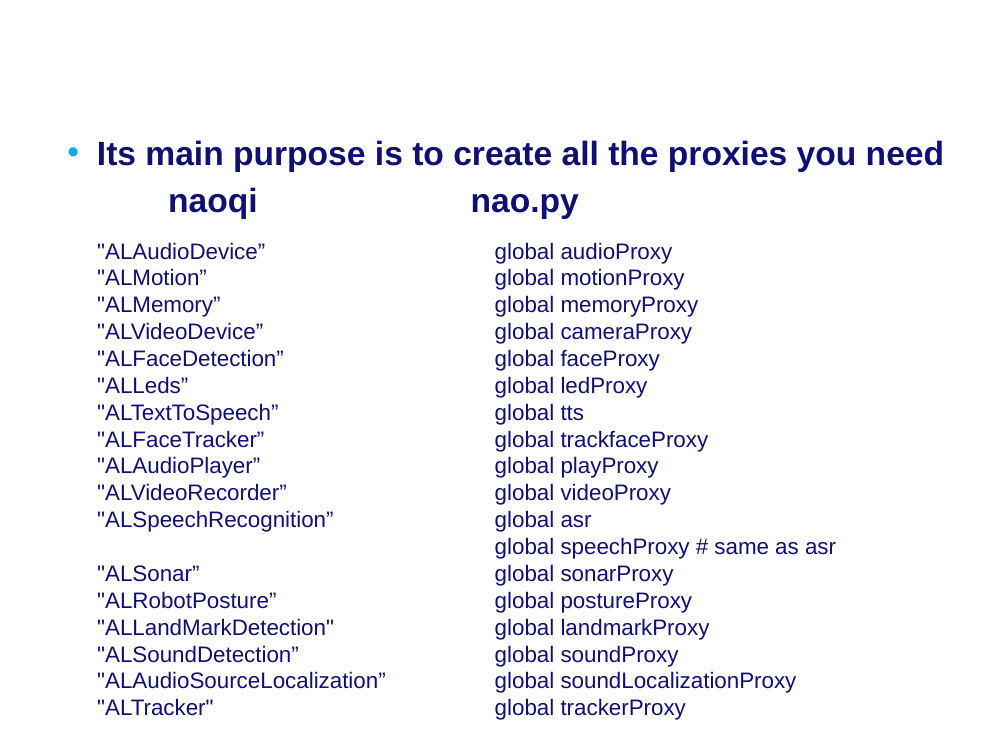
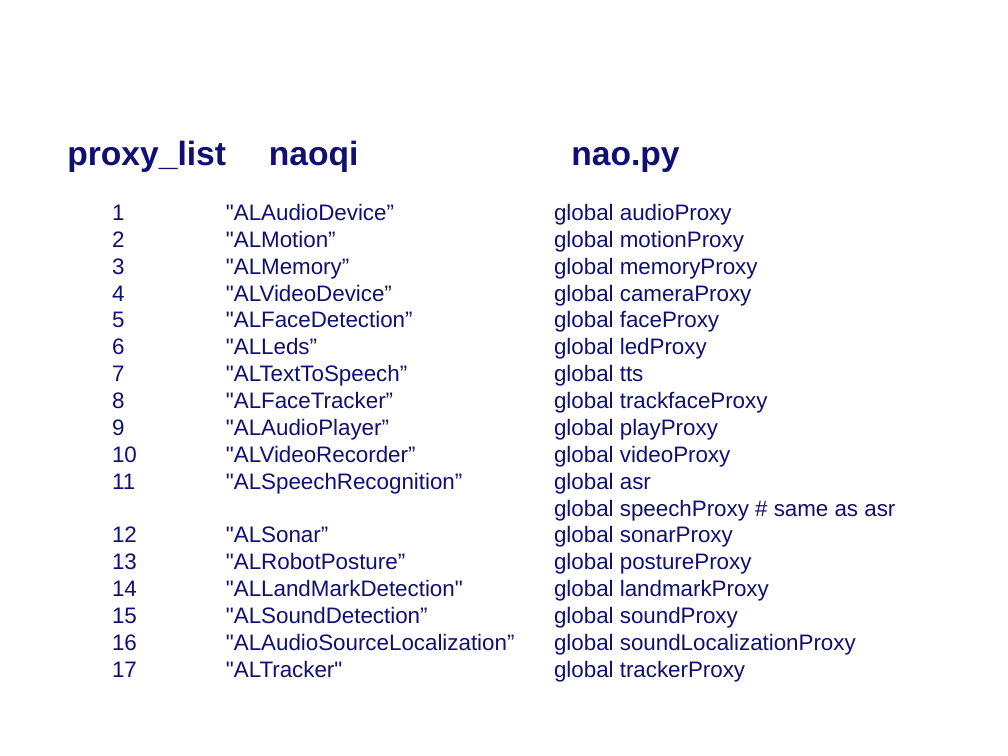
Before and after one commit to Rctue/nao-lib, a slide deck: slide 4 of Manual nao-lib.pptx (slide 1 before the commit). Drawn at 1008x756 pixels with LibreOffice and Linux fonts; fonts in the diff are those of the drawing; background and template pictures are left out. Boxes give left, top, right and bottom in pixels: in the first picture for what was removed or moved away, otherwise in the second. Text is boxed around its words. In the diff, an @@ line names an element or a change of style, - is before the commit and + after.

```diff
--- a/Manual nao-lib.pptx
+++ b/Manual nao-lib.pptx
@@ text at (67, 140, 679, 172): text changed @@
-• Its main purpose is to create all the proxies you need
-naoqi nao.py
+proxy_list naoqi nao.py
@@ text added at (112, 204, 137, 677), 16 pt, text #101073 @@
+1
+2
+3
+4
+5
+6
+7
+8
+9
+10
+11
+12
+13
+14
+15
+16
+17
@@ text ""ALAudioDevice”": place and size @@
-text ""ALAudioDevice”" at (97, 242, 386, 716)
+text ""ALAudioDevice”" at (226, 203, 515, 678)
@@ title removed at (471, 194, 579, 219) @@
-Using nao.py
@@ text "global audioProxy": place and size @@
-text "global audioProxy" at (495, 242, 836, 720)
+text "global audioProxy" at (554, 203, 895, 682)
```
Also in this commit, not shown: 1 other slide changed, 7 slides added, 4 other files.
